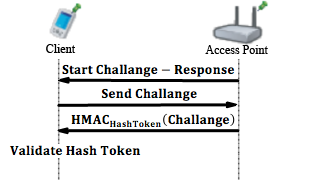
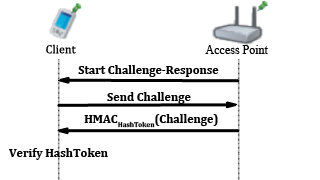
Comparing the layer stacks of the two 320×180 images. Changes:
added layer "Verify HashToken" above "HMACHashToken(Challenge)" over [9, 148, 108, 160]
added layer "HMACHashToken(Challenge)" above "Send Challenge" over [84, 114, 218, 128]
added layer "Send Challenge" above "Start Challenge-Response" over [107, 92, 191, 104]
added layer "Start Challenge-Response" above "Shape 3" over [78, 65, 219, 77]
removed layer "Layer 10" over [9, 144, 141, 158]
removed layer "Layer 9" over [71, 112, 238, 128]
removed layer "Layer 8" over [101, 88, 197, 102]
removed layer "Layer 7" over [62, 61, 238, 78]
removed layer "Layer 6" over [9, 144, 123, 158]
removed layer "Layer 5" over [80, 113, 226, 128]
removed layer "Layer 4" over [106, 88, 192, 102]
removed layer "Layer 3" over [75, 65, 230, 77]
painted on "Client" over [46, 44, 76, 54]
